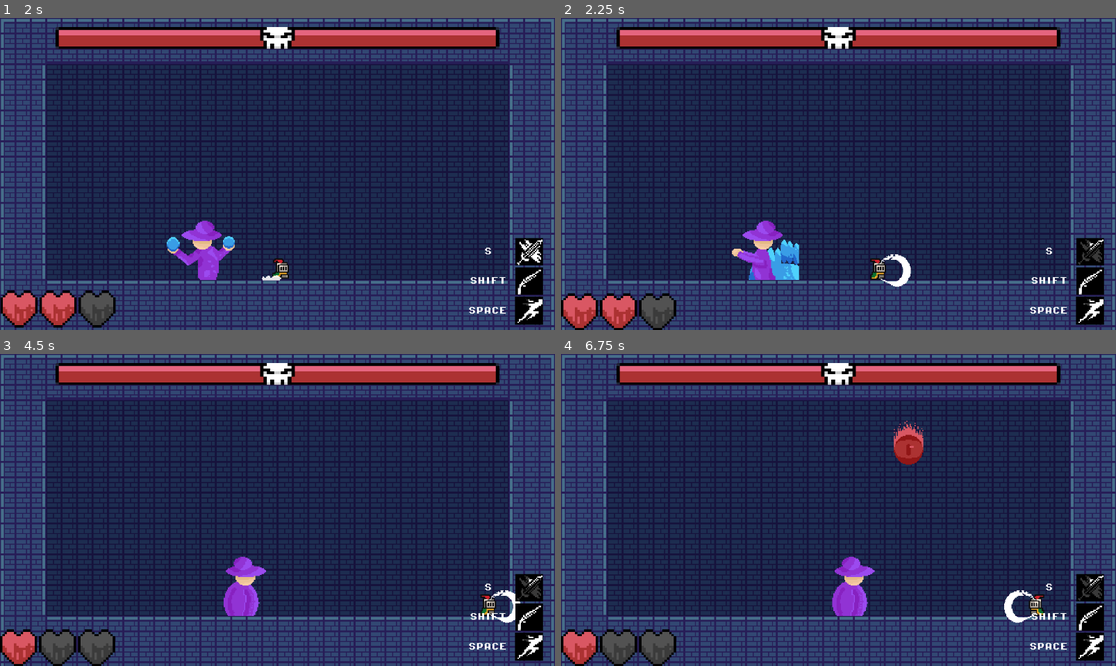
Above: before the commit, frames 1-4 (two rows, left to right).
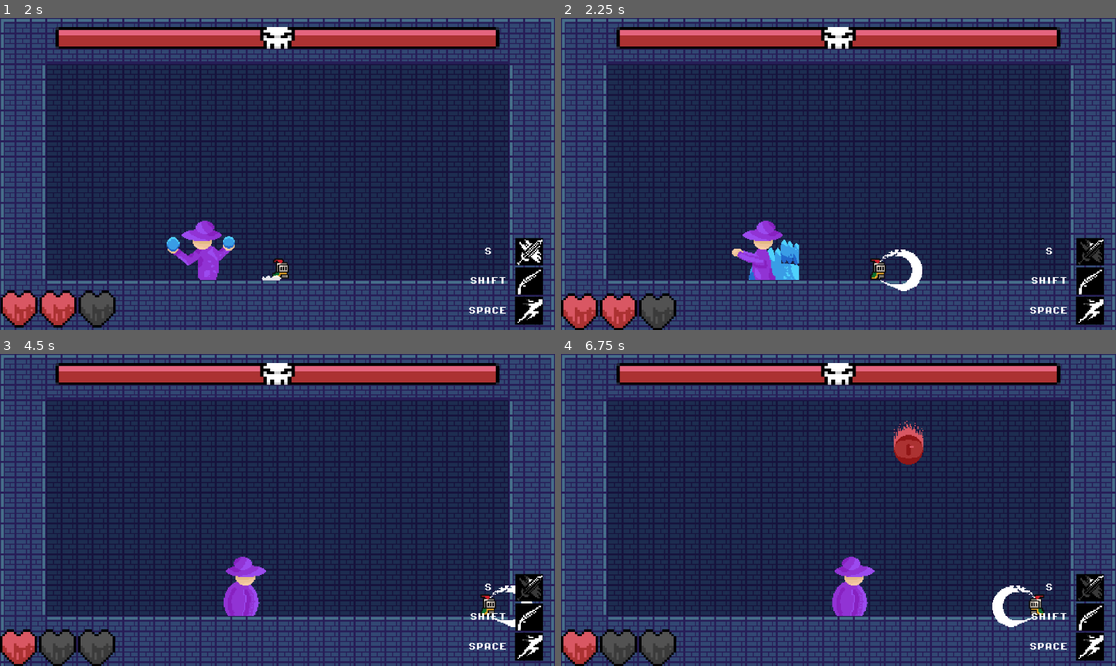
Above: after the commit, the same moments.

Repository: PjotrNik/shefjam
Game: Godot game, scene res://scenes/start_page.tscn
Same seed, same stepped clock (60 frames per second), same inputs: the game is played once before the commit and once after it.
Inputs:
- Up to frame 1 (2 s): click "Start" at 0.5 s; hold Right (move_right) from 1.28 s (still down); tap X (dash) at 1.35 s; tap Up (jump) at 1.52 s
- Up to frame 2 (2.25 s): keep holding Right (move_right); tap C (melee_attack) at 2.1 s
- Up to frame 3 (4.5 s): tap Up (jump) at 2.27, 3.77 s; release Right (move_right) at 2.78 s; hold Left (move_left) 2.78-3.53 s; tap Z (ranged_attack) at 2.85 s; hold Right (move_right) from 3.53 s (still down); tap X (dash) at 3.6 s; tap C (melee_attack) at 4.35 s
- Up to frame 4 (6.75 s): tap Up (jump) at 4.52, 5.27 s; release Right (move_right) at 5.03 s; hold Left (move_left) 5.03-5.78 s; tap Z (ranged_attack) at 5.1 s; hold Right (move_right) 5.78-6.53 s; tap X (dash) at 5.85 s; hold Left (move_left) from 6.53 s (still down); tap C (melee_attack) at 6.6 s

Frame 1 is identical in both runs. In frame 2, 0.5% of the frame differs, in the area x 57-66%, y 74-88%; in frame 3, 0.3%; in frame 4, 0.5%.

Commit message:
Increased melee and shotgun range

Diff:
--- a/scenes/player.tscn
+++ b/scenes/player.tscn
@@ -354,10 +354,10 @@
 }]
 
 [sub_resource type="CircleShape2D" id="CircleShape2D_qhqgy"]
-radius = 14.0357
+radius = 19.0263
 
 [sub_resource type="RectangleShape2D" id="RectangleShape2D_qhqgy"]
-size = Vector2(47, 16)
+size = Vector2(61, 16)
 
 [sub_resource type="RectangleShape2D" id="RectangleShape2D_dqkch"]
 size = Vector2(9, 12)
@@ -435,24 +435,24 @@
 one_shot = true
 
 [node name="MeleeAnimation" type="AnimatedSprite2D" parent="MeleeAttack"]
-position = Vector2(14, 0)
-scale = Vector2(0.453125, 0.733333)
+position = Vector2(19, 0)
+scale = Vector2(0.625, 0.933333)
 sprite_frames = SubResource("SpriteFrames_oprun")
 animation = &"slash"
 frame = 9
 frame_progress = 1.0
 
 [node name="MeleeCollision" type="CollisionShape2D" parent="MeleeAttack"]
-position = Vector2(14, 0)
+position = Vector2(19, 0)
 shape = SubResource("CircleShape2D_qhqgy")
 disabled = true
 
 [node name="ShotgunAttack" type="Area2D" parent="."]
-collision_layer = 2
+collision_layer = 64
 collision_mask = 2
 
 [node name="ShotgunCollision" type="CollisionShape2D" parent="ShotgunAttack"]
-position = Vector2(30.5, 0)
+position = Vector2(37.5, 0)
 shape = SubResource("RectangleShape2D_qhqgy")
 disabled = true
 
Not shown: 1 places in boss.tscn that only renumber resources
